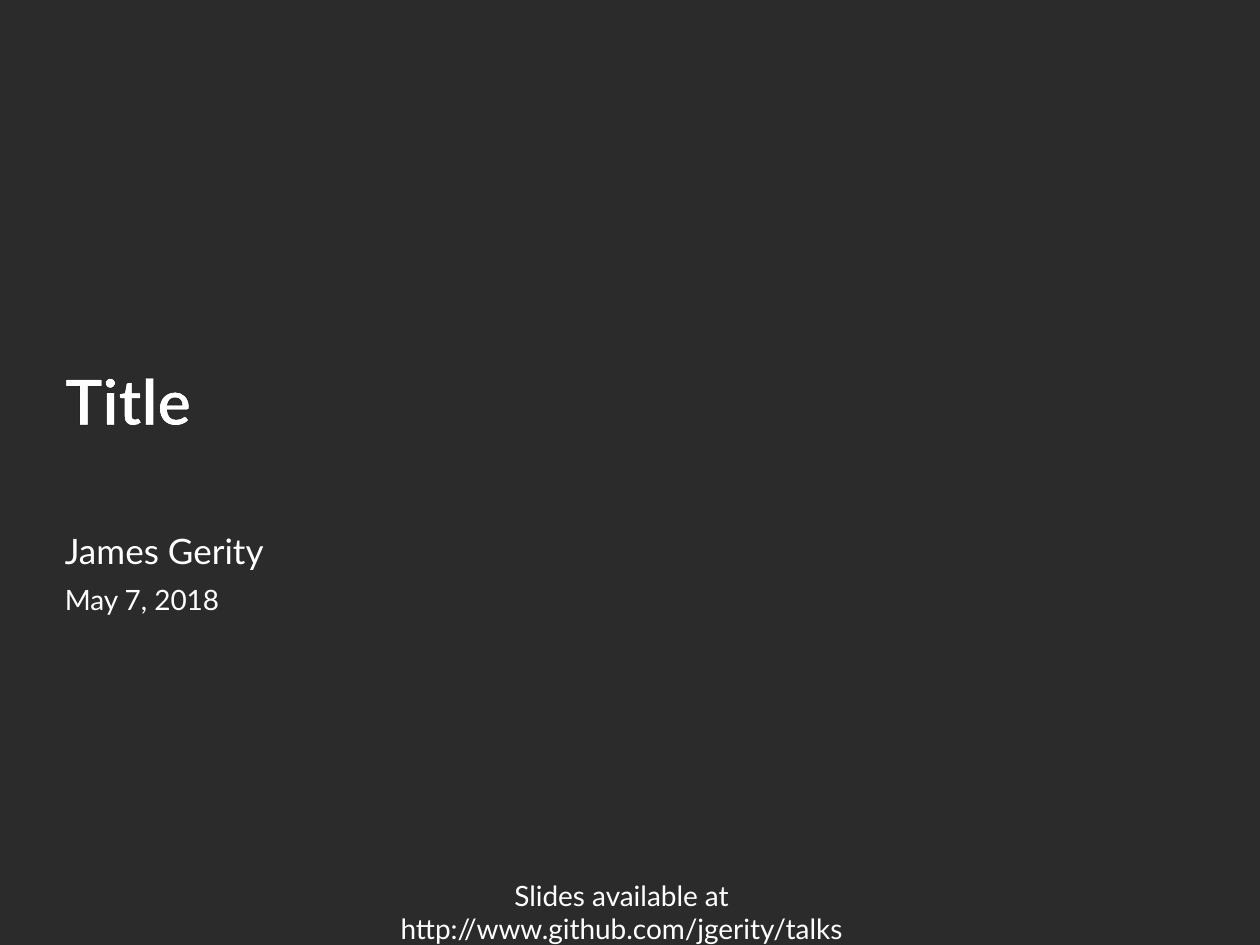
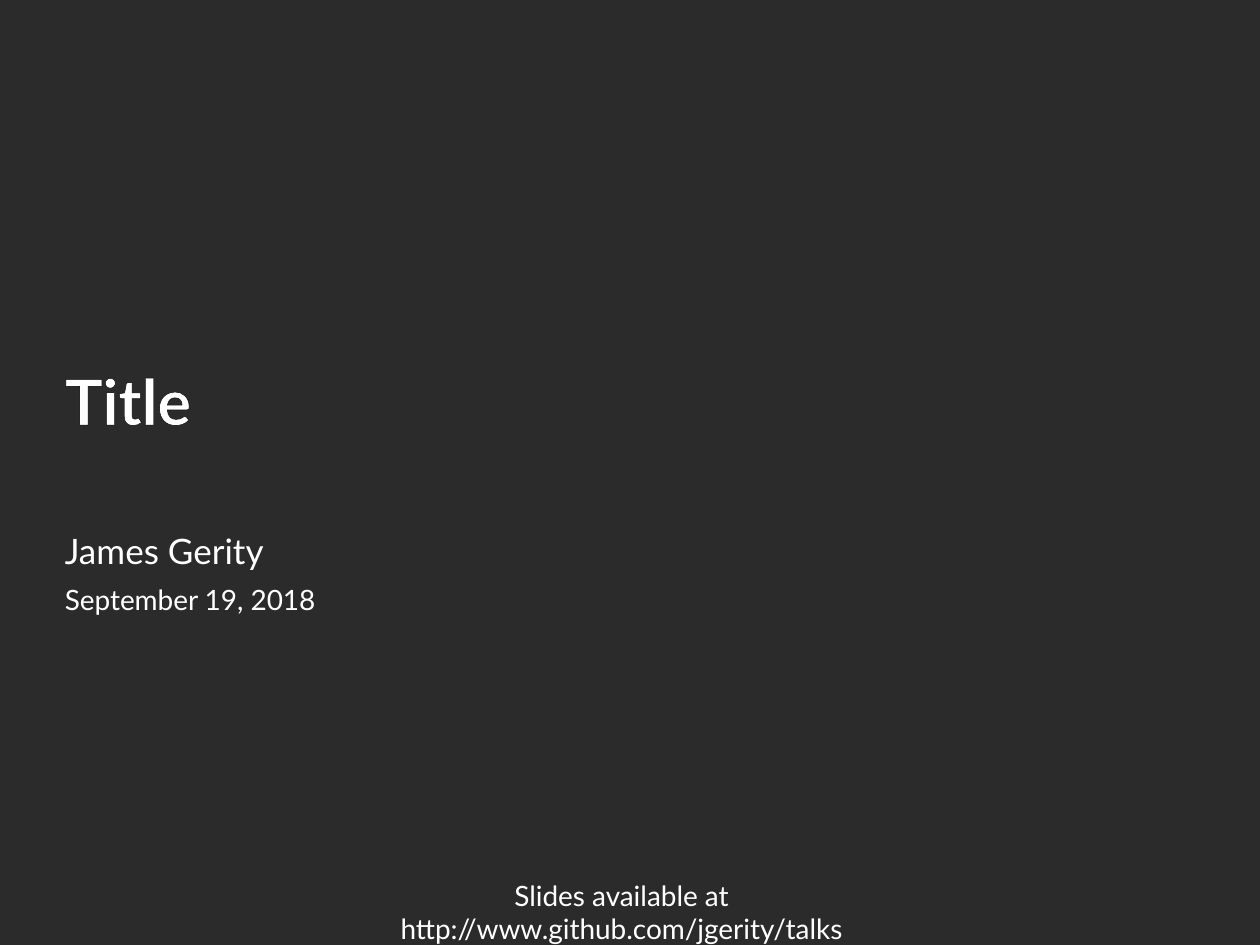
Before and after one commit to jgerity/talks, a slide deck: slide 1 of TAMU_jgerityTemplate.potx. Drawn at 1260x945 pixels with LibreOffice and Linux fonts; fonts in the diff are those of the drawing; background and template pictures are left out; a plain dark background stands for a picture behind light text. Boxes give left, top, right and bottom in pixels: in the first picture for what was removed or moved away, otherwise in the second. Text is boxed around its words. In the diff, an @@ line names an element or a change of style, - is before the commit and + after.

```diff
--- a/TAMU_jgerityTemplate.potx
+++ b/TAMU_jgerityTemplate.potx
@@ text at [65,589,316,615]: text changed @@
-May 7, 2018
+September 19, 2018
```
